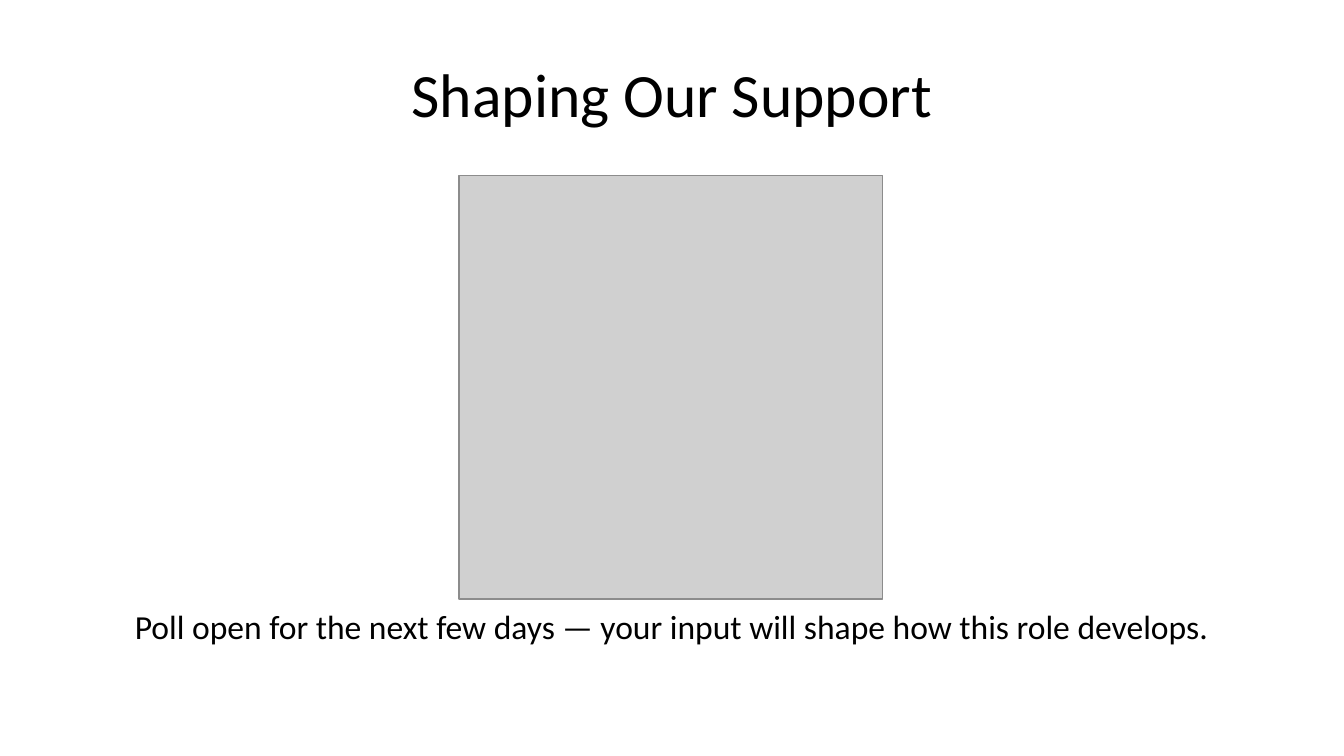
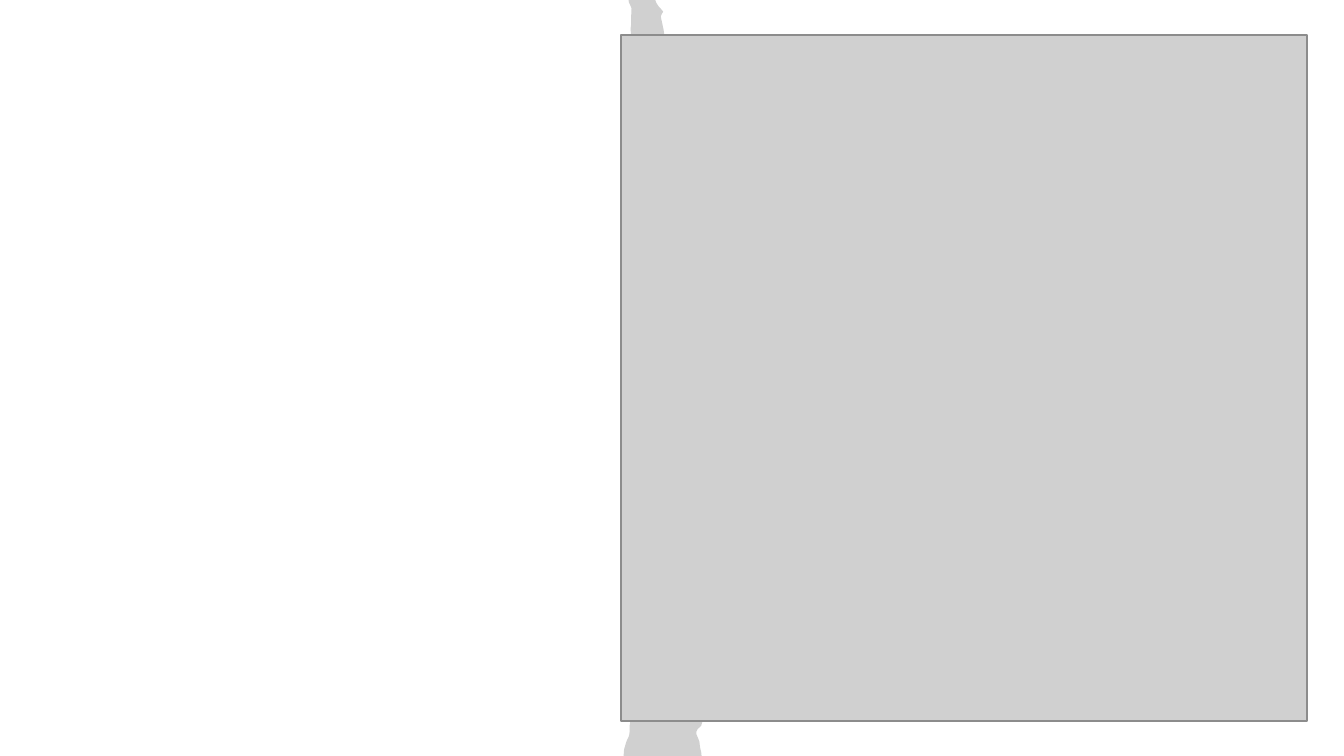
Before and after one commit to michaelborck-education/michaelborck.education, a slide deck: slide 10 of ai/downloads/presentation.pptx (slide 11 before the commit). Drawn at 1344x756 pixels with LibreOffice and Linux fonts; fonts in the diff are those of the drawing; grey boxes stand for pictures. Boxes give left, top, right and bottom in pixels: in the first picture for what was removed or moved away, otherwise in the second. Text is boxed around its words. In the diff, an @@ line names an element or a change of style, - is before the commit and + after.

```diff
--- a/ai/downloads/presentation.pptx
+++ b/ai/downloads/presentation.pptx
@@ freeform shape added at [621,0,718,755], fill #FFFFFF @@
@@ picture added at [621,0,718,755] @@
@@ picture added at [621,35,1306,720] @@
@@ title removed at [412,74,932,128] @@
-Shaping Our Support
@@ picture removed at [460,176,883,599] @@
@@ text removed at [135,615,1208,645] @@
-Poll open for the next few days — your input will shape how this role develops.
```
Also in this commit, not shown: 10 other slides changed, 2 slides removed, 1 other file.
